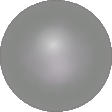
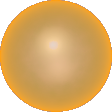
Comparing the layer stacks of the two 112x112 images. Changes:
added layer "background copy" above "background" over (x1=0, y1=0, x2=112, y2=112)
hid "background" over (x1=0, y1=0, x2=112, y2=112)
